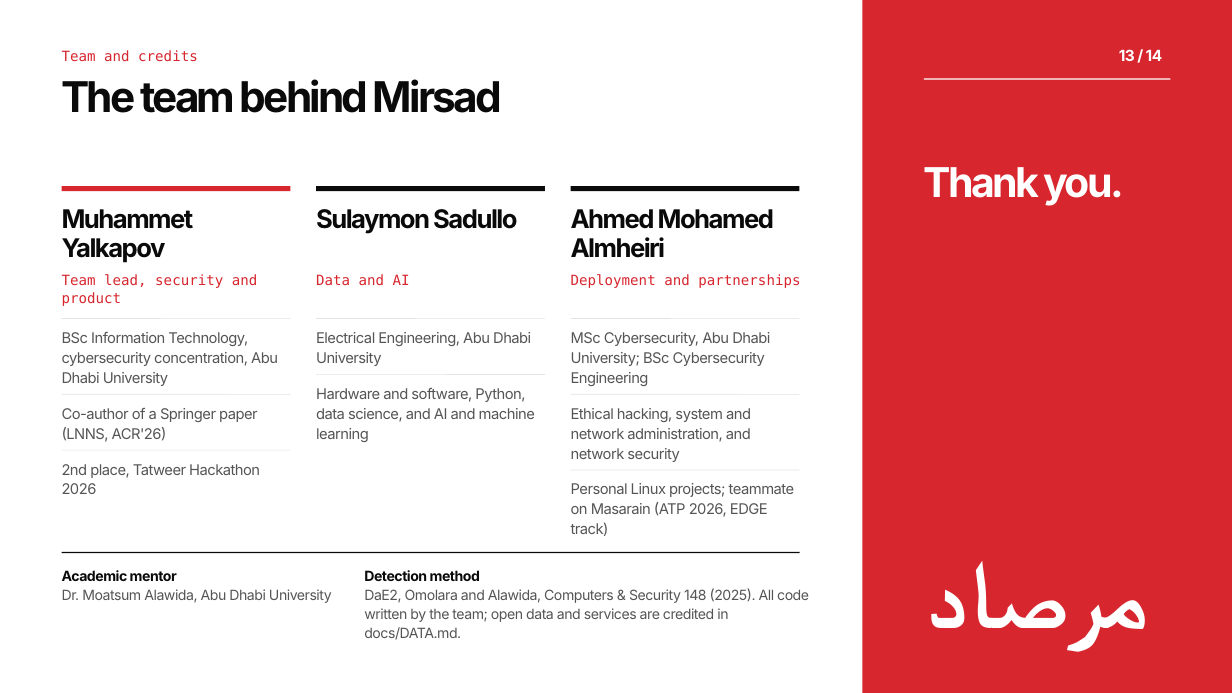
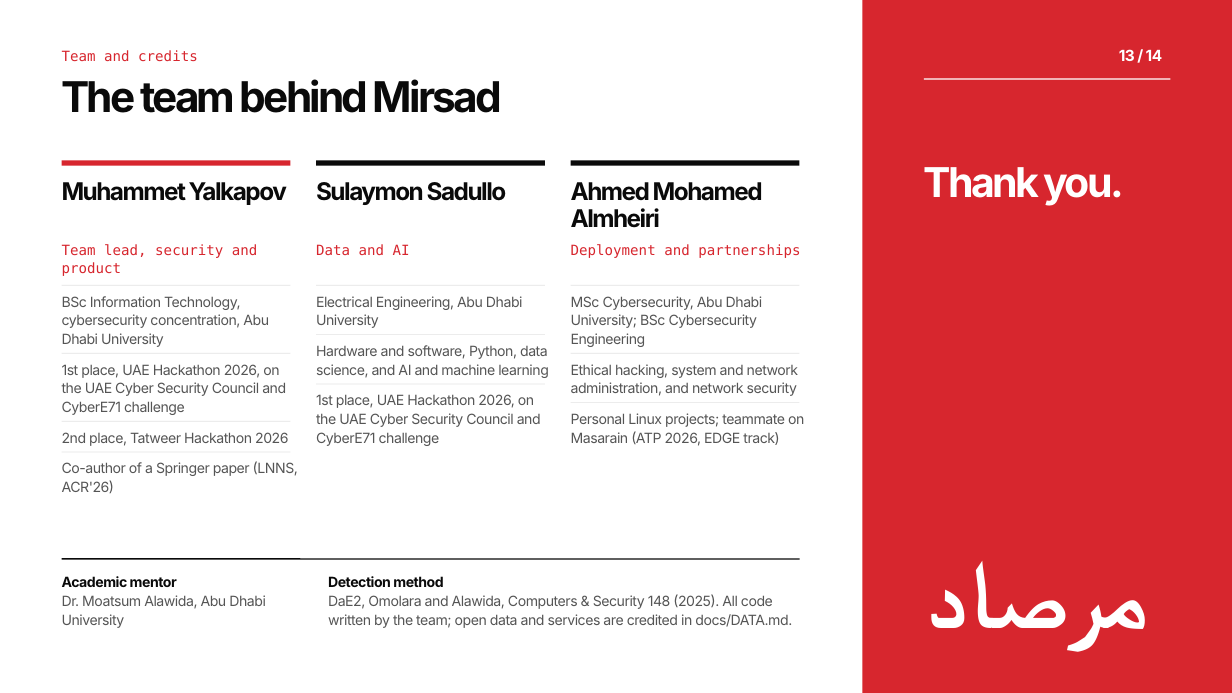
Before and after one commit to muhammet-tm/mirsad, a slide deck: slide 13 of deck/Mirsad_Deck.pptx. Drawn at 1232x693 pixels with LibreOffice and Linux fonts; fonts in the diff are those of the drawing. Boxes give left, top, right and bottom in pixels: in the first picture for what was removed or moved away, otherwise in the second. Text is boxed around its words. In the diff, an @@ line names an element or a change of style, - is before the commit and + after.

```diff
--- a/deck/Mirsad_Deck.pptx
+++ b/deck/Mirsad_Deck.pptx
@@ text "Sulaymon Sadullo": place and size @@
-text "Sulaymon Sadullo" at <box>316,209,517,234</box>
+text "Sulaymon Sadullo" at <box>316,182,507,205</box>
@@ text "Sulaymon Sadullo" at <box>316,182,507,205</box>: size 20 to 19 pt; line spacing 23pt to 21pt @@
@@ text "Ahmed Mohamed" at <box>571,182,763,228</box>: size 20 to 19 pt; line spacing 23pt to 21pt @@
@@ text "Ahmed Mohamed": place and size @@
-text "Ahmed Mohamed" at <box>571,209,774,258</box>
+text "Ahmed Mohamed" at <box>571,182,763,228</box>
@@ 3 lines: place and size @@
-3 lines at <box>62,189,799,189</box>
+3 lines at <box>62,163,799,163</box>
@@ text at <box>62,182,287,205</box>: text changed; size 20 to 19 pt @@
-Muhammet
-Yalkapov
+Muhammet Yalkapov
@@ 3 texts: place and size @@
-3 texts at <box>62,274,800,306</box>
+3 texts at <box>62,244,800,276</box>
@@ text "BSc Information Technology,": place and size @@
-text "BSc Information Technology," at <box>62,332,278,386</box>
+text "BSc Information Technology," at <box>62,296,269,347</box>
@@ line added from (316, 286) to (545, 286), #E3E3E3 0.5 pt @@
@@ 2 lines, 1 text: place and size @@
-2 lines, 1 text at <box>62,319,799,366</box>
+2 lines, 1 text at <box>62,286,799,328</box>
@@ size 11.5 to 11 pt; line spacing 15.5pt to 14.5pt in 3 elements at <box>316,296,523,328</box>, <box>62,296,269,347</box>, <box>571,296,763,347</box> @@
@@ text "MSc Cybersecurity, Abu Dhabi": place and size @@
-text "MSc Cybersecurity, Abu Dhabi" at <box>571,332,770,386</box>
+text "MSc Cybersecurity, Abu Dhabi" at <box>571,296,763,347</box>
@@ line added from (62, 353) to (290, 353), #E3E3E3 0.5 pt @@
@@ text at <box>316,345,549,378</box>: text changed; size 11.5 to 11 pt @@
-Hardware and software, Python,
-data science, and AI and machine
-learning
+Hardware and software, Python, data
+science, and AI and machine learning
@@ line moved from (316, 319) - (545, 319) to (316, 335) - (545, 335) @@
@@ line moved from (571, 470) - (799, 470) to (571, 353) - (799, 353) @@
@@ text added at <box>62,364,286,415</box>, 11 pt, text #555555 @@
+1st place, UAE Hackathon 2026, on
+the UAE Cyber Security Council and
+CyberE71 challenge
@@ line moved from (316, 374) - (545, 374) to (316, 384) - (545, 384) @@
@@ text at <box>571,364,799,396</box>: text changed; size 11.5 to 11 pt @@
-Ethical hacking, system and
-network administration, and
-network security
+Ethical hacking, system and network
+administration, and network security
@@ text added at <box>316,394,541,446</box>, 11 pt, text #555555 @@
+1st place, UAE Hackathon 2026, on
+the UAE Cyber Security Council and
+CyberE71 challenge
@@ text at <box>571,413,804,446</box>: text changed; size 11.5 to 11 pt @@
-Personal Linux projects; teammate
-on Masarain (ATP 2026, EDGE
-track)
+Personal Linux projects; teammate on
+Masarain (ATP 2026, EDGE track)
@@ line moved from (571, 395) - (799, 395) to (571, 403) - (799, 403) @@
@@ text at <box>62,432,288,446</box>: text changed; size 11.5 to 11 pt @@
-2nd place, Tatweer Hackathon
-2026
+2nd place, Tatweer Hackathon 2026
@@ line moved from (62, 395) - (290, 395) to (62, 421) - (290, 421) @@
@@ text at <box>62,461,298,493</box>: text changed; size 11.5 to 11 pt @@
-Co-author of a Springer paper
-(LNNS, ACR'26)
+Co-author of a Springer paper (LNNS,
+ACR'26)
@@ line moved from (62, 553) - (799, 553) to (62, 559) - (799, 559) @@
@@ text at <box>62,595,266,628</box>: text changed @@
-Dr. Moatsum Alawida, Abu Dhabi University
+Dr. Moatsum Alawida, Abu Dhabi
+University
@@ text "Detection method": place and size @@
-text "Detection method" at <box>364,570,809,640</box>
+text "Detection method" at <box>328,576,792,628</box>
@@ text at <box>328,614,792,628</box>: text changed @@
-written by the team; open data and services are credited in
-docs/DATA.md.
+written by the team; open data and services are credited in docs/DATA.md.
```
Also in this commit, not shown: 4 other files.
